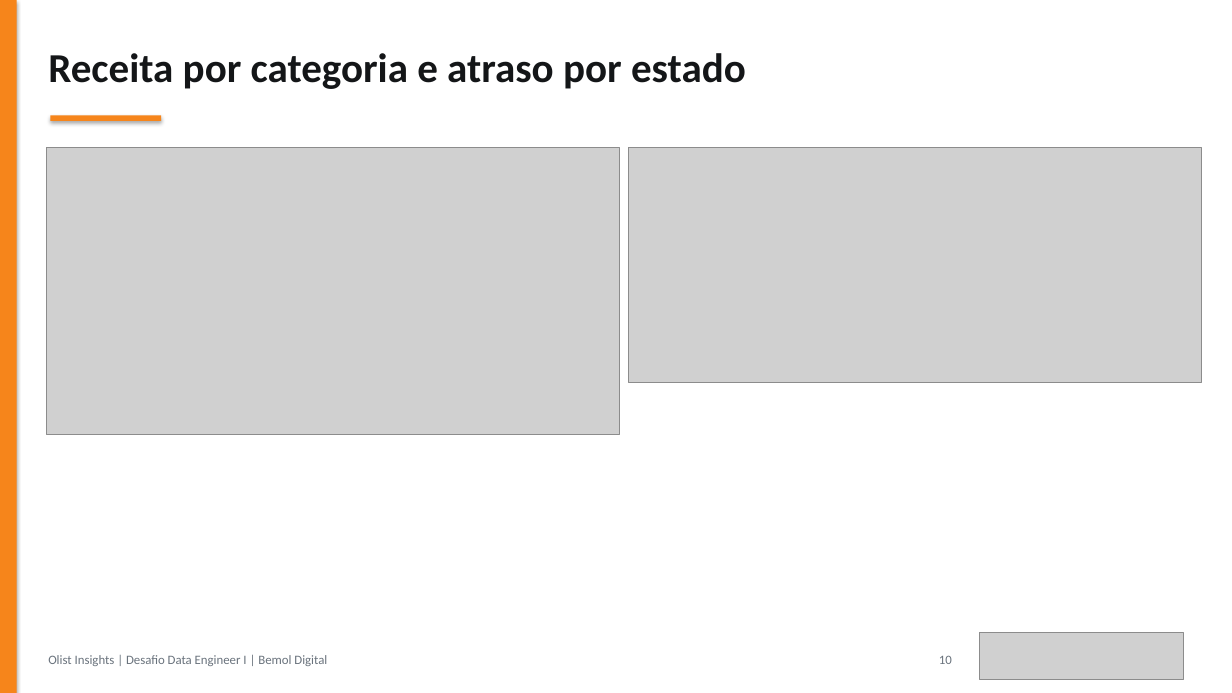
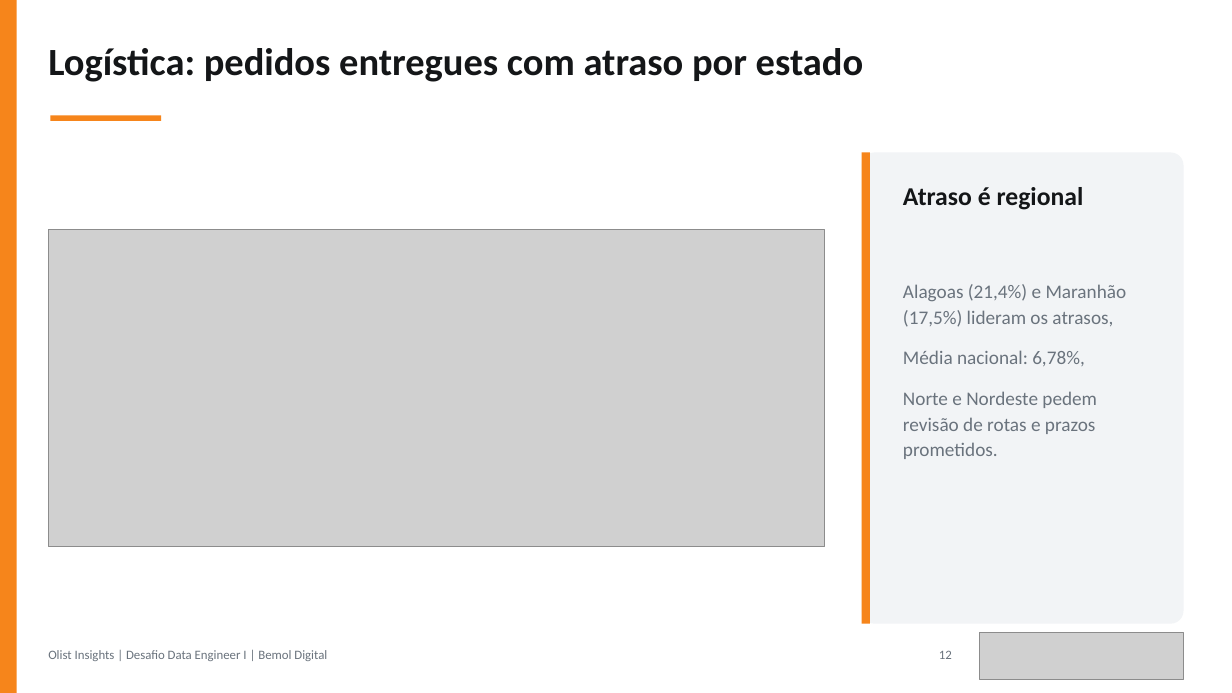
Before and after one commit to JulianaBallin/data-engineer-challenge, a slide deck: slide 12 of docs/apresentacao/apresentacao-olist.pptx (slide 10 before the commit). Drawn at 1232x693 pixels with LibreOffice and Linux fonts; fonts in the diff are those of the drawing; grey boxes stand for pictures. Boxes give left, top, right and bottom in pixels: in the first picture for what was removed or moved away, otherwise in the second. Text is boxed around its words. In the diff, an @@ line names an element or a change of style, - is before the commit and + after.

```diff
--- a/docs/apresentacao/apresentacao-olist.pptx
+++ b/docs/apresentacao/apresentacao-olist.pptx
@@ rectangle at (x1=0, y1=0, x2=17, y2=693): shadow off @@
@@ rectangle removed at (x1=0, y1=0, x2=1232, y2=693) @@
@@ text at (x1=48, y1=48, x2=864, y2=82): text changed; size 32 to 30 pt @@
-Receita por categoria e atraso por estado
+Logística: pedidos entregues com atraso por estado
@@ rectangle at (x1=50, y1=116, x2=161, y2=121): shadow off @@
@@ picture removed at (x1=46, y1=148, x2=619, y2=434) @@
@@ rounded rectangle added at (x1=861, y1=152, x2=1183, y2=624), fill #F2F4F6 @@
@@ rectangle added at (x1=861, y1=152, x2=870, y2=624), fill #F6851B @@
@@ text added at (x1=903, y1=187, x2=1084, y2=210), 20 pt, text #141618, bold @@
+Atraso é regional
@@ picture resized from (x1=628, y1=148, x2=1202, y2=383) to (x1=48, y1=229, x2=824, y2=547) @@
@@ text added at (x1=903, y1=284, x2=1127, y2=459), 15 pt, text #6A737D @@
+Alagoas (21,4%) e Maranhão (17,5%) lideram os atrasos,
+Média nacional: 6,78%,
+Norte e Nordeste pedem revisão de rotas e prazos prometidos.
@@ text "Olist Insights | Desafio Data ..." moved from (x1=48, y1=655, x2=327, y2=666) to (x1=48, y1=650, x2=327, y2=661) @@
@@ text at (x1=939, y1=650, x2=952, y2=659): text changed @@
-10
+12
```
Also in this commit, not shown: 14 other slides changed, 5 slides added, 2 slides removed, 8 other files.
